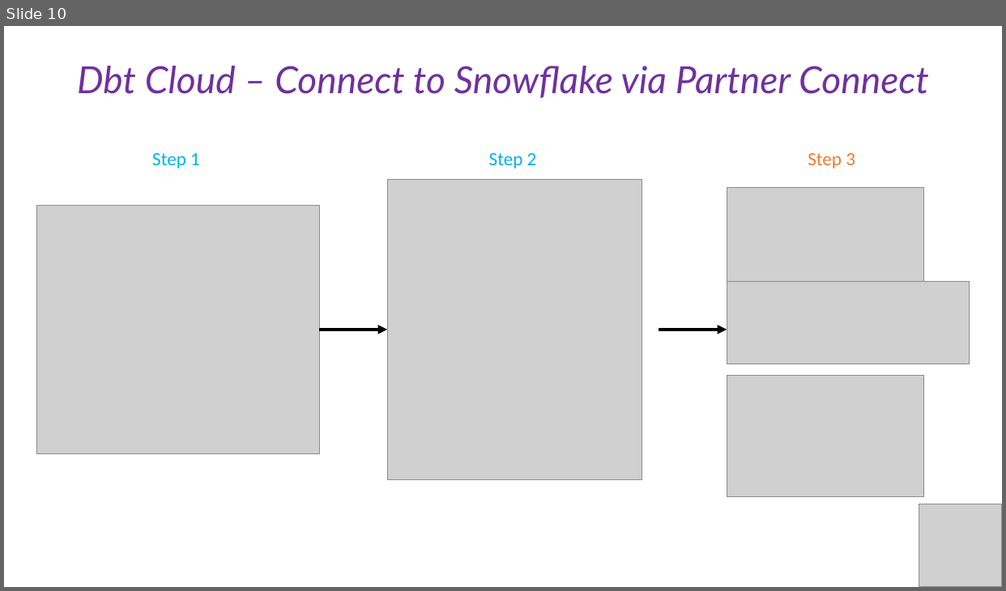
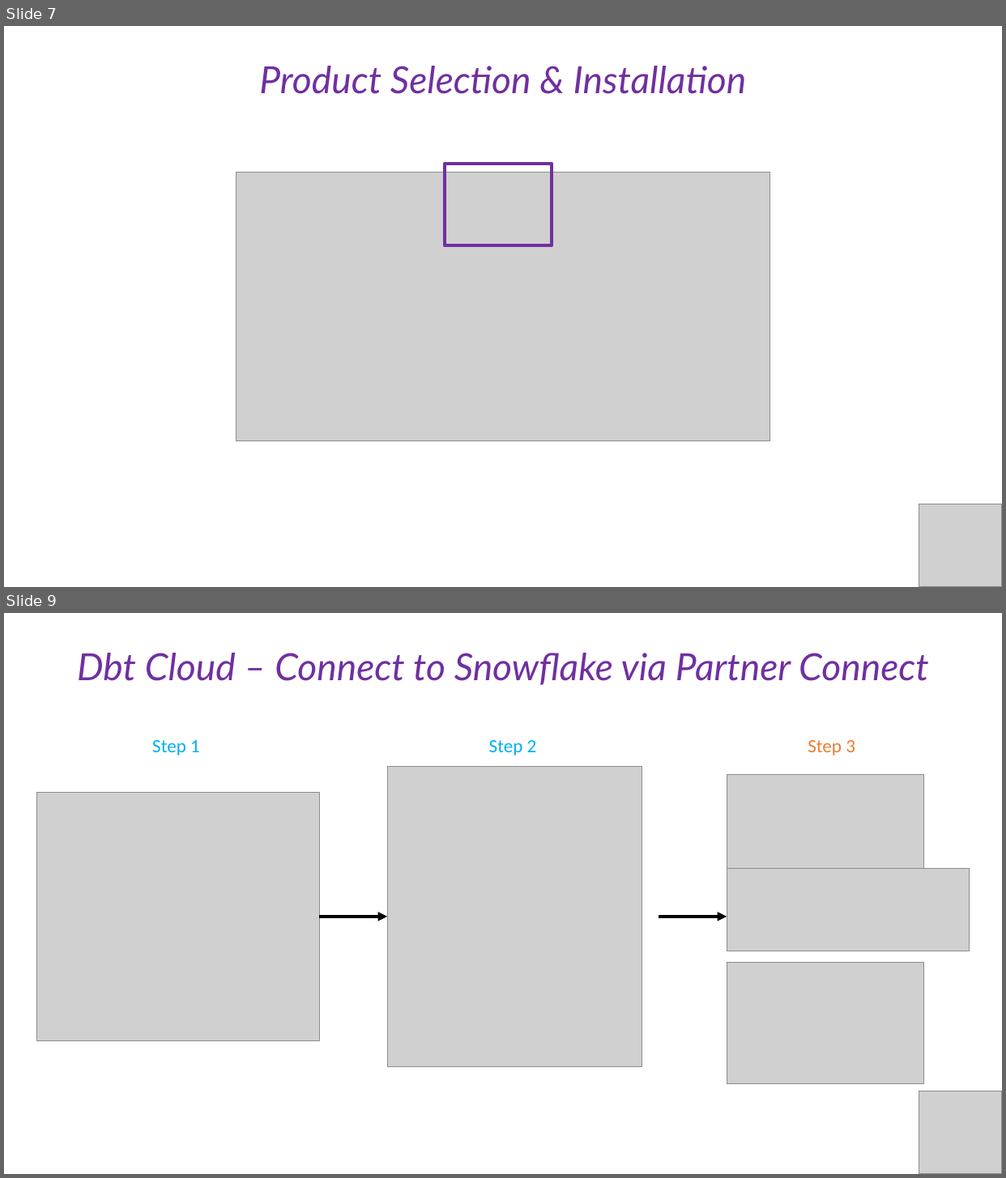
Before and after one commit to cesaramehri/Firn_CaseStudyTest, a slide deck: Presentation/Case Study - Presentation.pptx. Shown one above the other, each under a label of ours: slide 10 before the commit, slides 7 and 9 after it; the slides between them are not shown. The pictures are 1006x591 and 1006x1178 pixels, drawn with LibreOffice and Linux fonts; fonts in the diff are those of the drawing; grey boxes stand for pictures. Boxes give left, top, right and bottom in pixels: in the first picture for what was removed or moved away, otherwise in the second. Text is boxed around its words. In the diff, an @@ line names an element or a change of style, - is before the commit and + after.

```diff
--- a/Presentation/Case Study - Presentation.pptx
+++ b/Presentation/Case Study - Presentation.pptx
@@ slide 7 added at <box>4,26,1002,587</box>, background #FFFFFF @@
@@ text added at <box>259,66,747,94</box>, 36 pt, text #7030A0, italic @@
+Product Selection & Installation
@@ rectangle added at <box>445,164,552,246</box>, outline #7030A0 3 pt @@
@@ picture added at <box>236,173,770,441</box> @@
@@ picture added at <box>919,506,1002,587</box> @@
@@ what was slide 10 is now slide 9 @@
```
Also in this commit, not shown: 10 slides changed, 11 other slides added, 5 slides removed, 1 other file.
